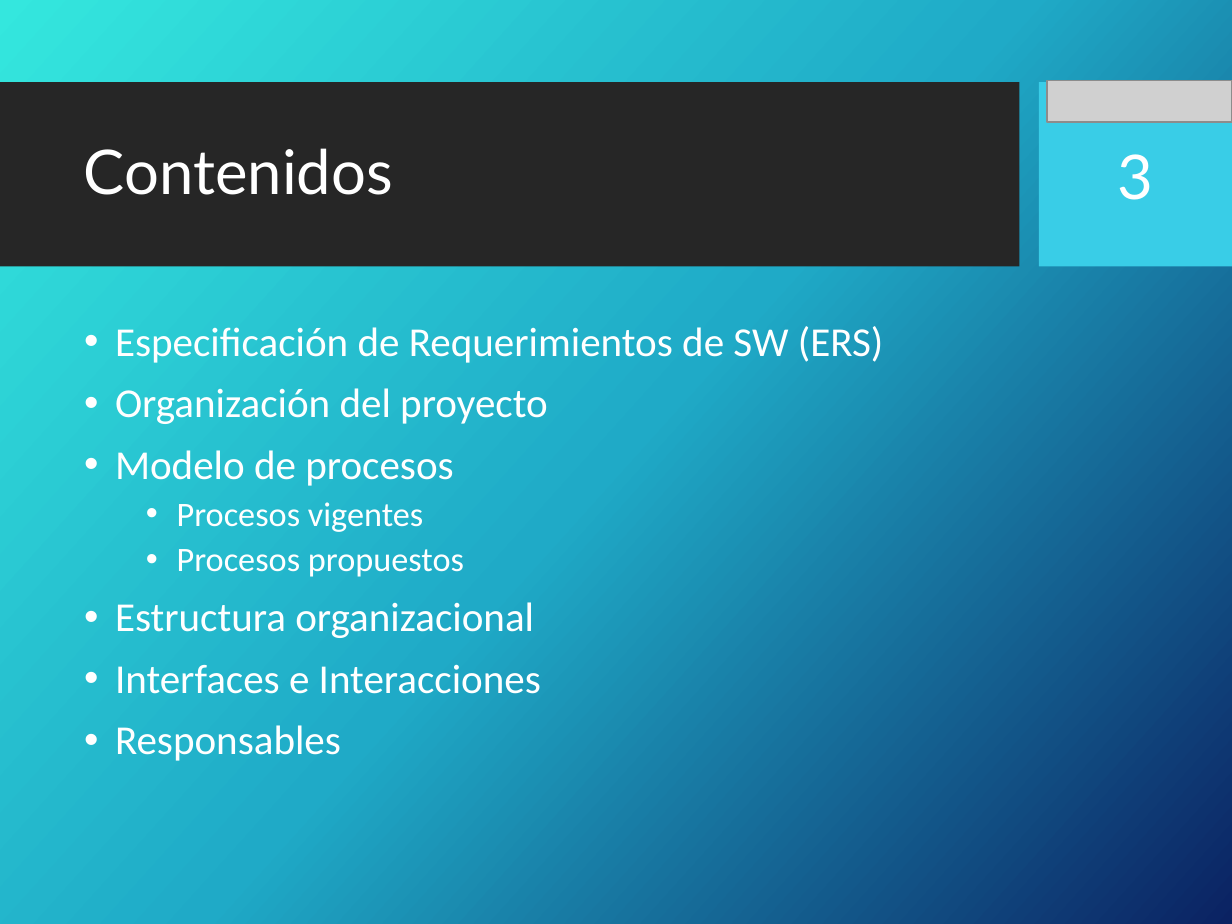
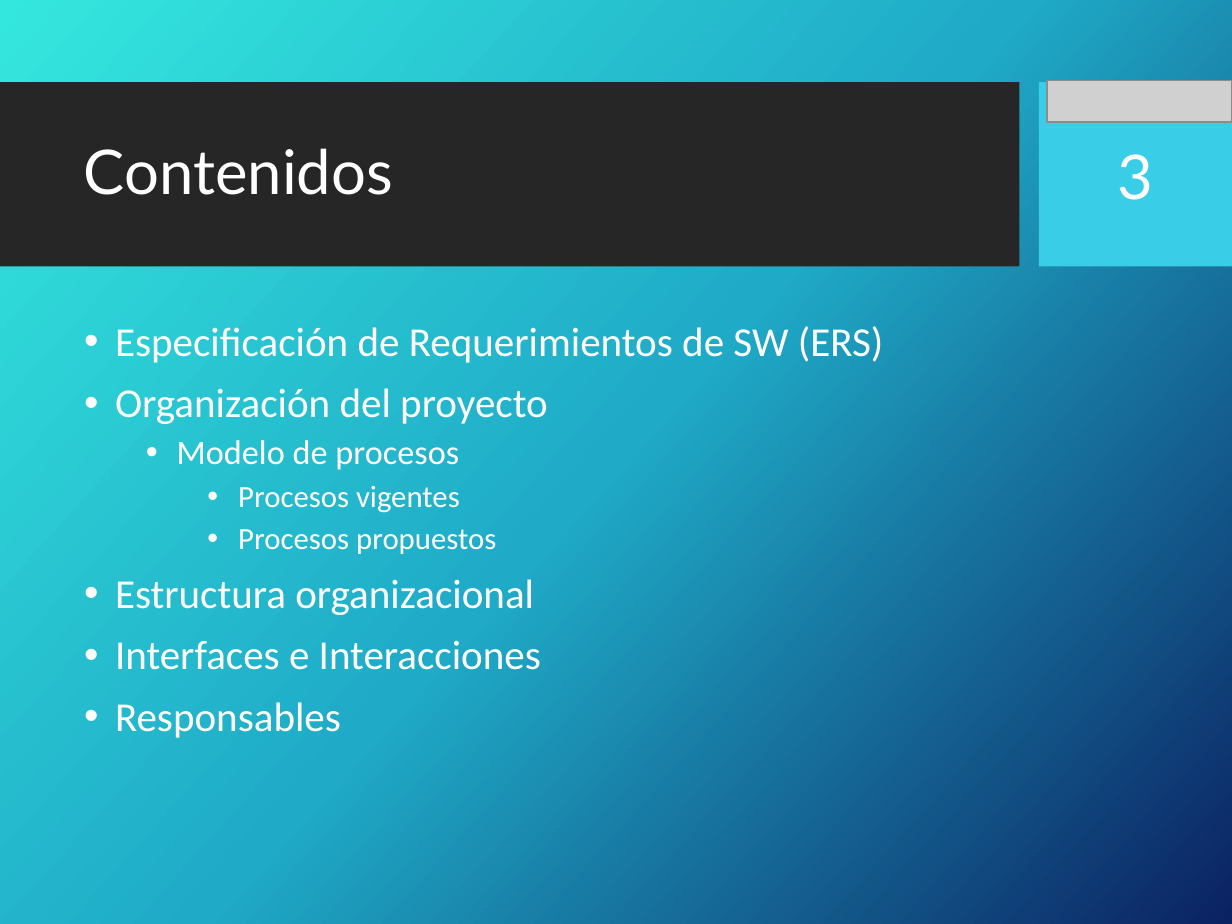
Before and after one commit to portafolio2016/hipocrates, a slide deck: slide 3 of docs/plan-de-proyecto/ppt-iteracion1.pptx. Drawn at 1232x924 pixels with LibreOffice and Linux fonts; fonts in the diff are those of the drawing; grey boxes stand for pictures; background and template pictures are left out. Boxes give left, top, right and bottom in pixels: in the first picture for what was removed or moved away, otherwise in the second. Text is boxed around its words. In the diff, an @@ line names an element or a change of style, - is before the commit and + after.

```diff
--- a/docs/plan-de-proyecto/ppt-iteracion1.pptx
+++ b/docs/plan-de-proyecto/ppt-iteracion1.pptx
@@ text at (x1=177, y1=440, x2=496, y2=554): size 24 to 20 pt in "Modelo de procesos"; size 20 to 18 pt in "Procesos vigentes", "Procesos propuestos"; list level 1 to 2 in "Modelo de procesos"; list level 2 to 3 in "Procesos vigentes"; list level 2 to 3 in "Procesos propuestos" @@
```
Also in this commit, not shown: 31 slides added.
